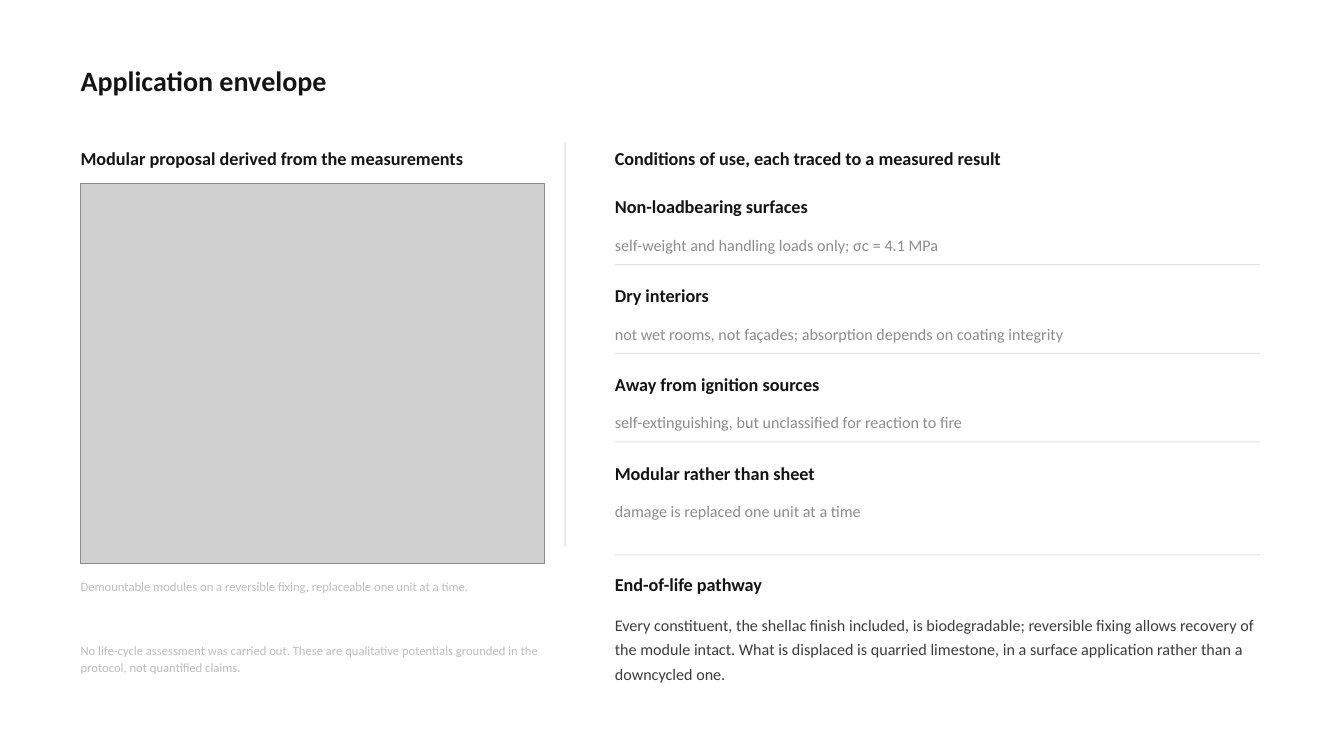
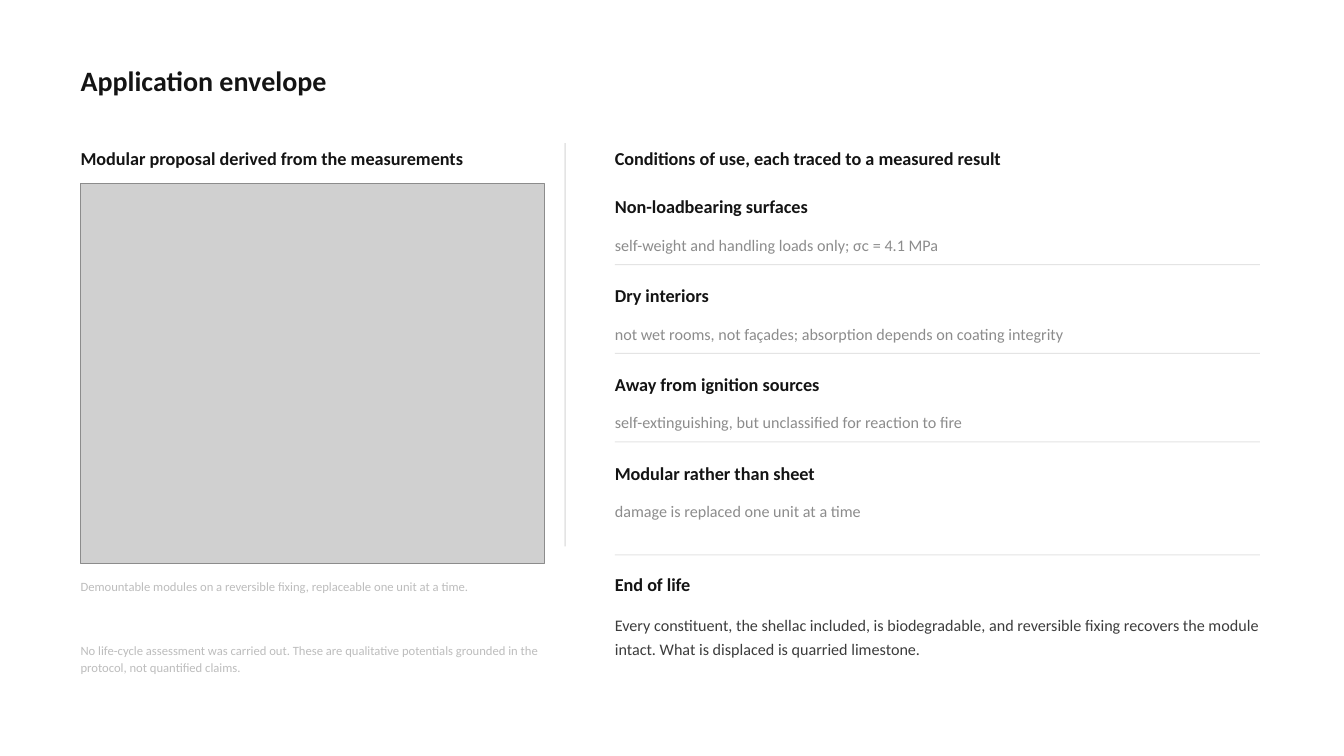
Before and after one commit to bunal91/sanat-ve-mekan, a slide deck: slide 25 of konferans-bildirisi/06-sunum/ICSMMEP26_Presentation_Unal.pptx. Drawn at 1344x756 pixels with LibreOffice and Linux fonts; fonts in the diff are those of the drawing; grey boxes stand for pictures. Boxes give left, top, right and bottom in pixels: in the first picture for what was removed or moved away, otherwise in the second. Text is boxed around its words. In the diff, an @@ line names an element or a change of style, - is before the commit and + after.

```diff
--- a/konferans-bildirisi/06-sunum/ICSMMEP26_Presentation_Unal.pptx
+++ b/konferans-bildirisi/06-sunum/ICSMMEP26_Presentation_Unal.pptx
@@ text at box(615, 578, 691, 591): text changed @@
-End-of-life pathway
+End of life
@@ text at box(615, 620, 1258, 658): text changed @@
-Every constituent, the shellac finish included, is biodegradable; reversible fixing allows recovery of the module intact. What is displaced is quarried limestone, in a surface application rather than a downcycled one.
+Every constituent, the shellac included, is biodegradable, and reversible fixing recovers the module intact. What is displaced is quarried limestone.
```
Also in this commit, not shown: 12 other slides changed, 1 slide added, 2 slides removed, 6 other files.
